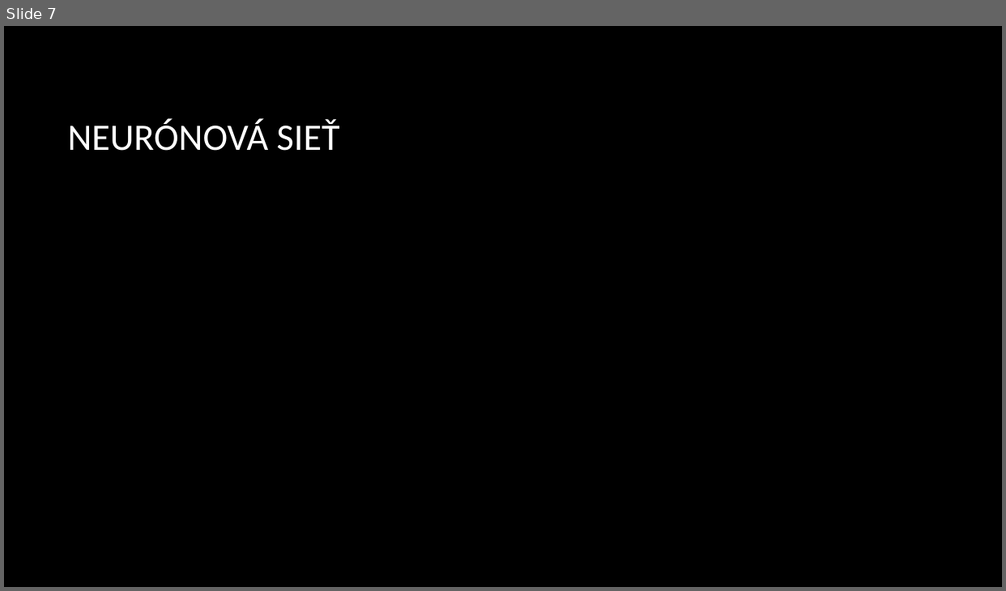
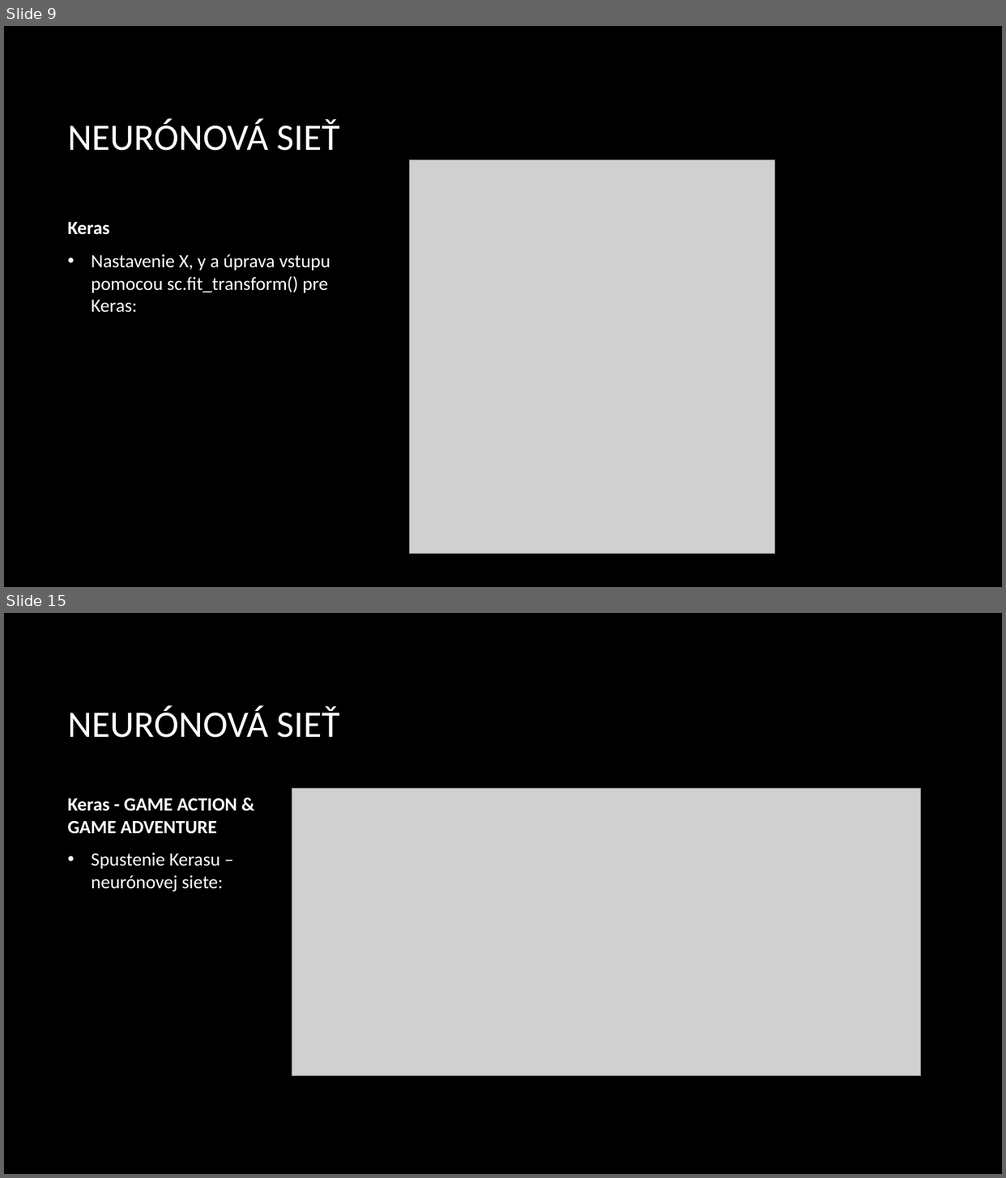
Before and after one commit to SorinMarkov01/Neur-nov-siete-NS, a slide deck: Jakub Tibenský - Android Games.pptx. Shown one above the other, each under a label of ours: slide 7 before the commit, slides 9 and 15 after it; the slides between them are not shown. The pictures are 1006x591 and 1006x1178 pixels, drawn with LibreOffice and Linux fonts; fonts in the diff are those of the drawing; grey boxes stand for pictures; background and template pictures are left out. Boxes give left, top, right and bottom in pixels: in the first picture for what was removed or moved away, otherwise in the second. Text is boxed around its words. In the diff, an @@ line names an element or a change of style, - is before the commit and + after.

Commit message:
Final - Keras
Dokončenie časti neurónových sieti + zdroje.

```diff
--- a/Jakub Tibenský - Android Games.pptx
+++ b/Jakub Tibenský - Android Games.pptx
@@ slide 15 added at (x1=4, y1=613, x2=1002, y2=1174), background picture (left out) @@
@@ title added at (x1=68, y1=706, x2=340, y2=738), 36 pt, text #FFFFFF @@
+NEURÓNOVÁ SIEŤ
@@ text added at (x1=68, y1=798, x2=237, y2=892), 18 pt, text #FFFFFF @@
+Keras - GAME ACTION & GAME ADVENTURE
+• Spustenie Kerasu – neurónovej siete:
@@ picture added at (x1=292, y1=788, x2=920, y2=1076) @@
@@ what was slide 7 is now slide 9 @@
@@ slide 9 changed as well @@
@@ picture added at (x1=409, y1=160, x2=774, y2=554) @@
@@ text added at (x1=68, y1=222, x2=330, y2=312), 18 pt, text #FFFFFF @@
+Keras
+• Nastavenie X, y a úprava vstupu pomocou sc.fit_transform() pre Keras:
```
Also in this commit, not shown: 2 other slides changed, 13 other slides added, 6 slides removed.
